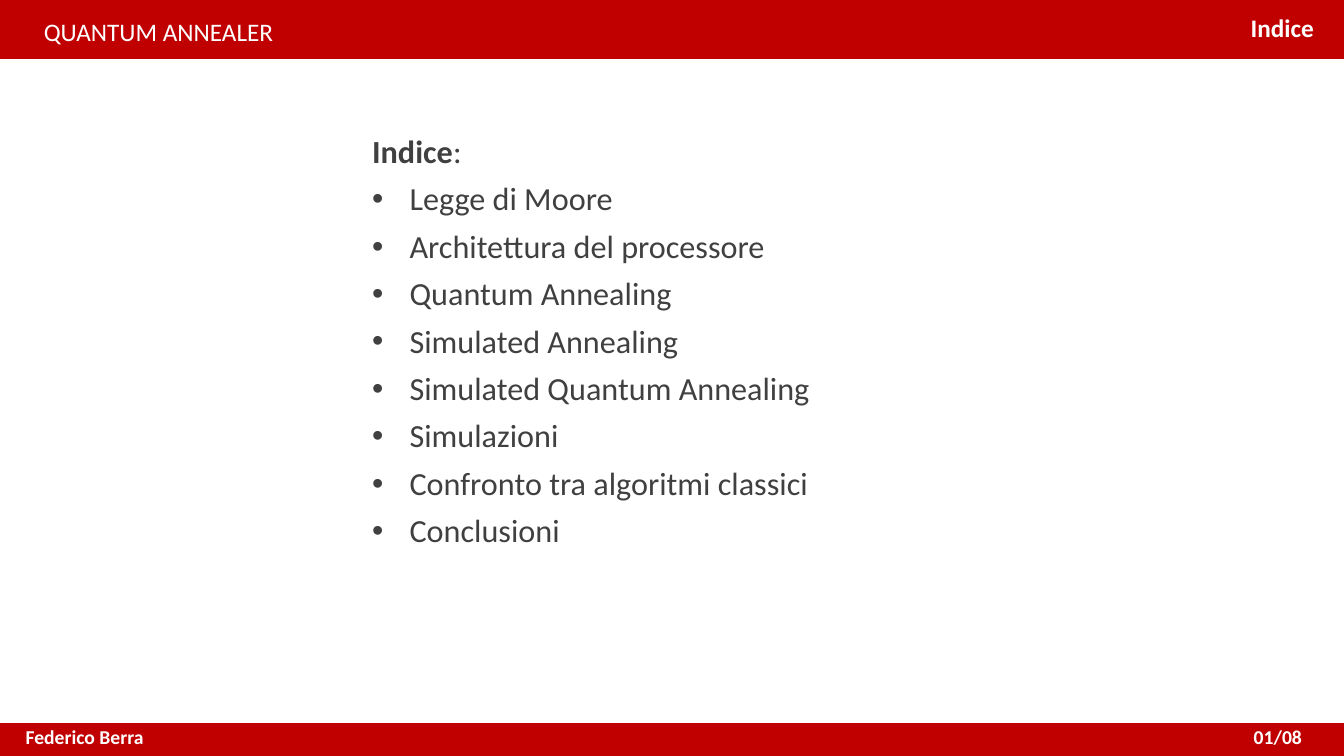
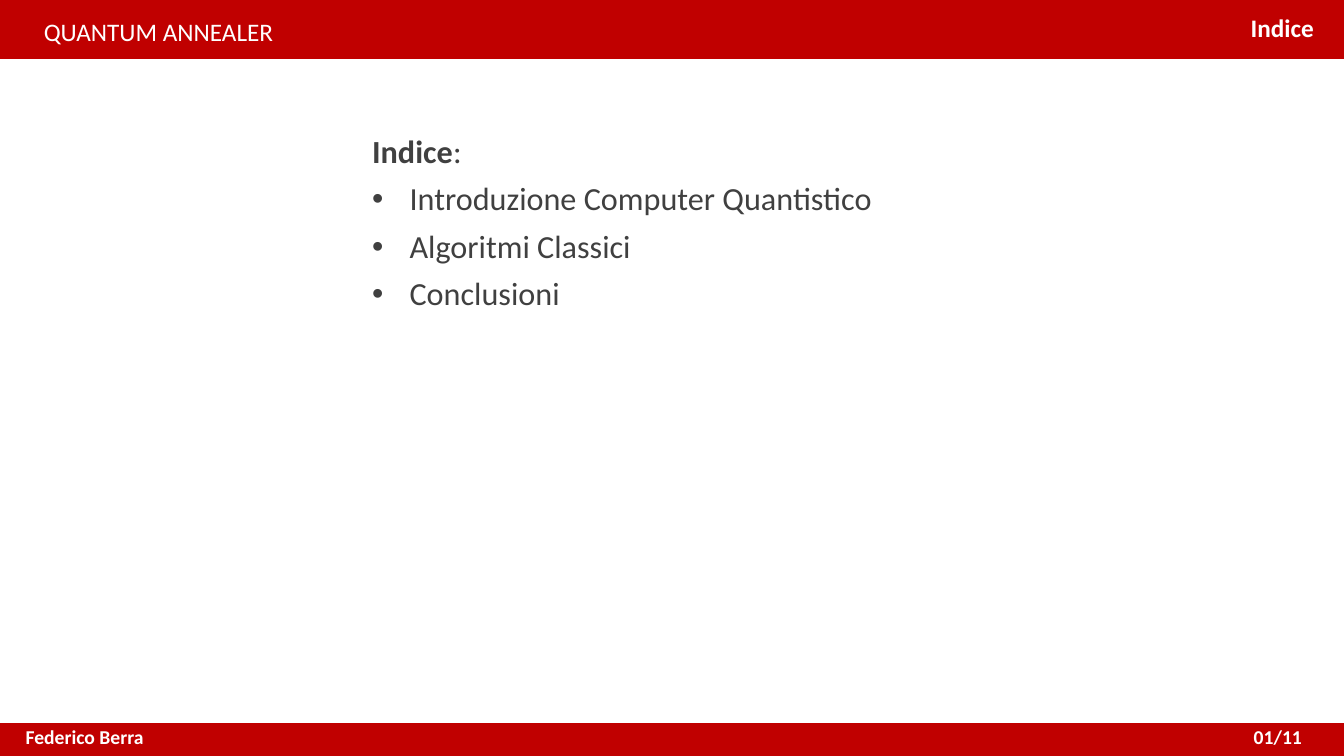
Before and after one commit to XaBerr/tesi-triennale, a slide deck: slide 2 of presentazione/presentazione.pptx. Drawn at 1344x756 pixels with LibreOffice and Linux fonts; fonts in the diff are those of the drawing. Boxes give left, top, right and bottom in pixels: in the first picture for what was removed or moved away, otherwise in the second. Text is boxed around its words. In the diff, an @@ line names an element or a change of style, - is before the commit and + after.

```diff
--- a/presentazione/presentazione.pptx
+++ b/presentazione/presentazione.pptx
@@ subtitle at [410,187,871,264]: text changed @@
-• Legge di Moore
-• Architettura del processore
-• Quantum Annealing
-• Simulated Annealing
-• Simulated Quantum Annealing
-• Simulazioni
-• Confronto tra algoritmi classici
+• Introduzione Computer Quantistico
+• Algoritmi Classici
@@ text added at [1254,730,1302,745], 14 pt, text #FFFFFF, bold @@
+01/11
```
Also in this commit, not shown: 8 other slides changed, 3 slides added, 4 other files.
